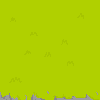
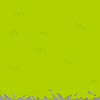
Layers edited between the first and the second 100 × 100 image:
removed layer "Camada 4" over box(0, 13, 99, 100)
painted on "Camada 0" over box(0, 12, 100, 100)
